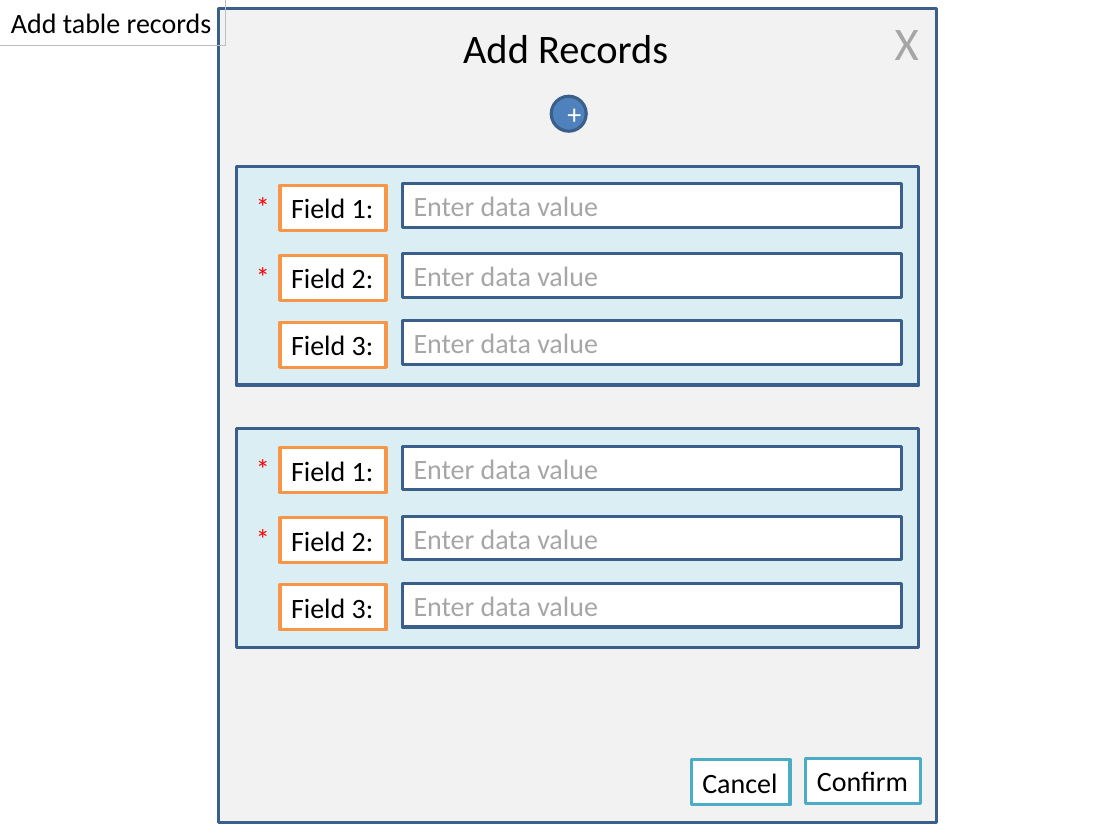
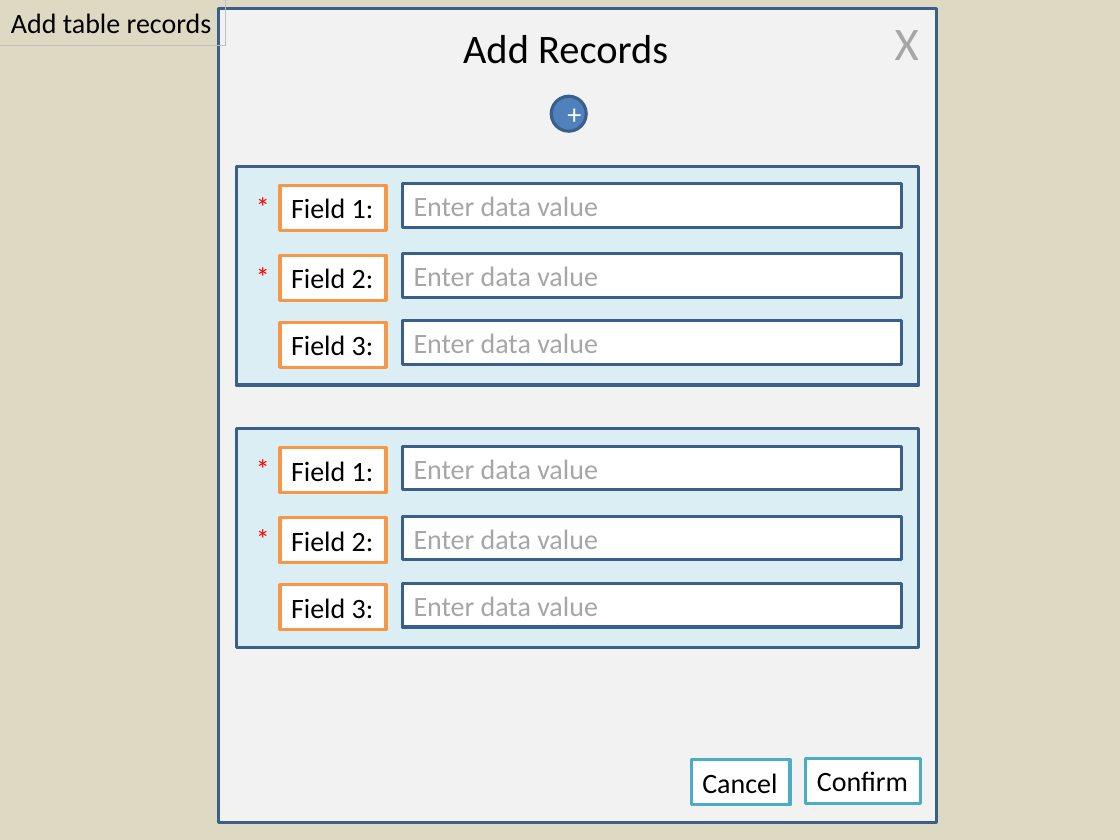
Before and after one commit to joycejoyce/DynamoDBManager, a slide deck: slide 14 of design/DynamoDB Manager.pptx (slide 13 before the commit). Drawn at 1120x840 pixels with LibreOffice and Linux fonts; fonts in the diff are those of the drawing. Boxes give left, top, right and bottom in pixels: in the first picture for what was removed or moved away, otherwise in the second. Text is boxed around its words. In the diff, an @@ line names an element or a change of style, - is before the commit and + after.

```diff
--- a/design/DynamoDB Manager.pptx
+++ b/design/DynamoDB Manager.pptx
@@ background #FFFFFF to #DDD9C3 @@
```
Also in this commit, not shown: 12 other slides changed, 3 slides added, 1 other file.
